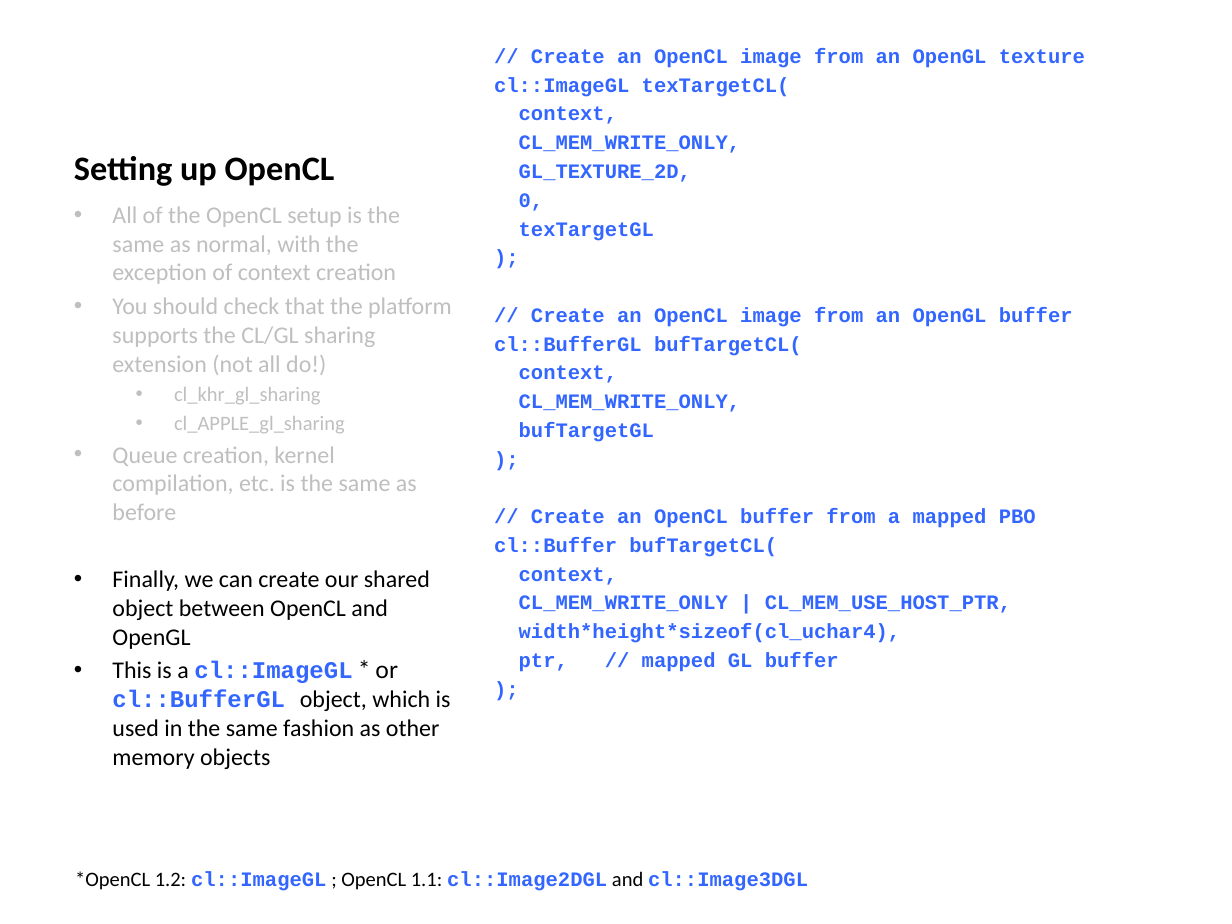
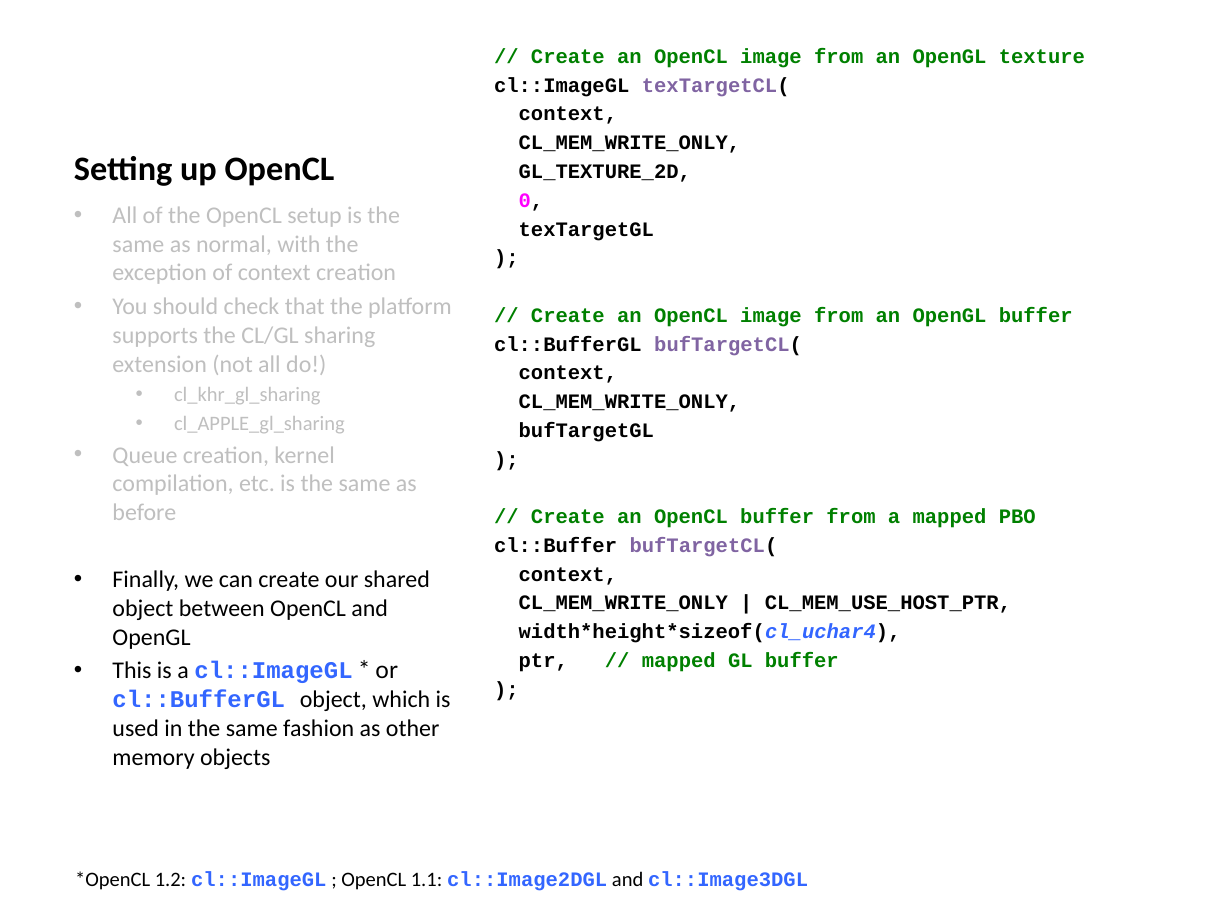
Before and after one commit to UoB-HPC/opencl-training-code, a slide deck: slide 9 of slides/advanced_part4.pptx. Drawn at 1232x924 pixels with LibreOffice and Linux fonts; fonts in the diff are those of the drawing. Boxes give left, top, right and bottom in pixels: in the first picture for what was removed or moved away, otherwise in the second. Text is boxed around its words. In the diff, an @@ line names an element or a change of style, - is before the commit and + after.

```diff
--- a/slides/advanced_part4.pptx
+++ b/slides/advanced_part4.pptx
@@ text "// Create an OpenCL image ..." at box(494, 48, 1085, 672): text colour #3366FF to #008000 in "// Create an OpenCL image from an ...", "// Create an OpenCL image from an ...", "// Create an OpenCL buffer from a ...", "// mapped GL buffer"; text colour #3366FF to #000000 in "cl::ImageGL texTargetCL(", "context,", "CL_MEM_WRITE_ONLY,", "GL_TEXTURE_2D," and 14 more places; text colour #3366FF to #8064A2 in "texTargetCL(", "bufTargetCL(", "bufTargetCL("; text colour #3366FF to #FF00FF in "0,"; italic on in "width*height*sizeof(cl_uchar4)," @@
```
Also in this commit, not shown: 4 other slides changed, 3 other files.
